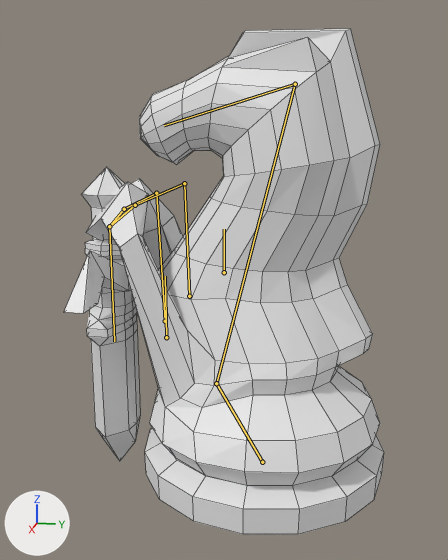
Before and after pictures for a commit that changed the Blender file Assets/Blends/knight.blend.
The view is the same before and after, from a 50 mm lens placed at (4.81, 0.62, 2.81), pointed at (0.04, -0.33, 1.61). Arrows for +X, +Y and +Z are at lower left; the lights stay in place. Both versions are drawn at frame 40 of the action 'Idle'; the numbers are the values there. The bones that bend it are drawn over the model as lines. Mesh edges are drawn as thin lines.

Objects in the first picture: 'Horse', 'Sword'.
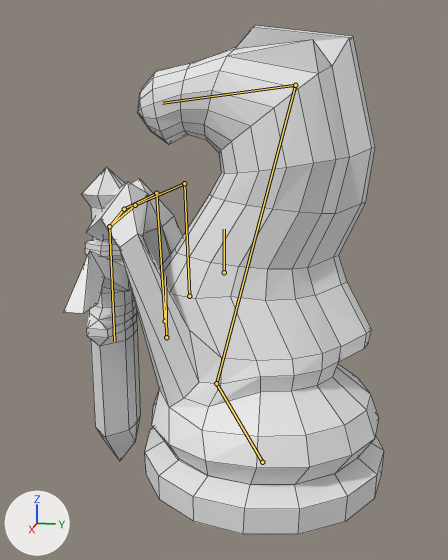
What changed in the scene script:
```text
Change bone_neck:
    where bone_neck = bpy.data.objects['Horse Armature'].pose.bones['Neck']  # child of 'Spine'
    bone_neck.rotation_quaternion: (1.0, 0.0, 0.0, 0.0) -> (0.997, 0.0, 0.039, -0.021)  # degrees (0, 0, 0) -> degrees (0, 4, -2)
Change bone_head:
    where bone_head = bpy.data.objects['Horse Armature'].pose.bones['Head']  # child of 'Neck'
    bone_head.rotation_quaternion: (1.0, 0.0, 0.0, 0.0) -> (0.993, -0.084, 0.023, 0.045)  # degrees (0, 0, 0) -> degrees (-10, 3, 5)
```

Where the change shows, as pixel boxes [x1, y1, x2, y2] in the pictures (448 x 560 px):
'Horse', posed: before [86, 29, 384, 534]; after [86, 25, 384, 534]
bone 'Neck', root to tip: before (216, 383) to (295, 84); after (216, 383) to (295, 85)
bone 'Head', root to tip: before (295, 84) to (164, 125); after (295, 85) to (162, 103)
